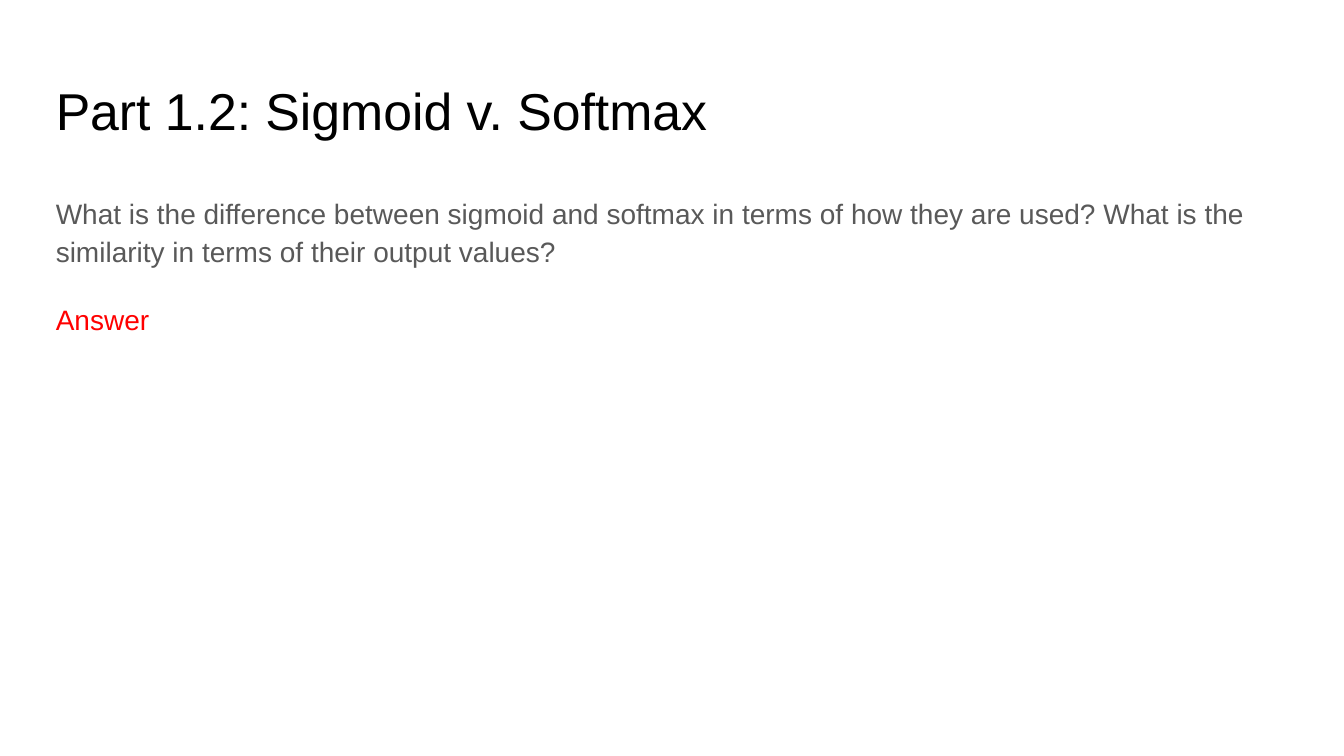
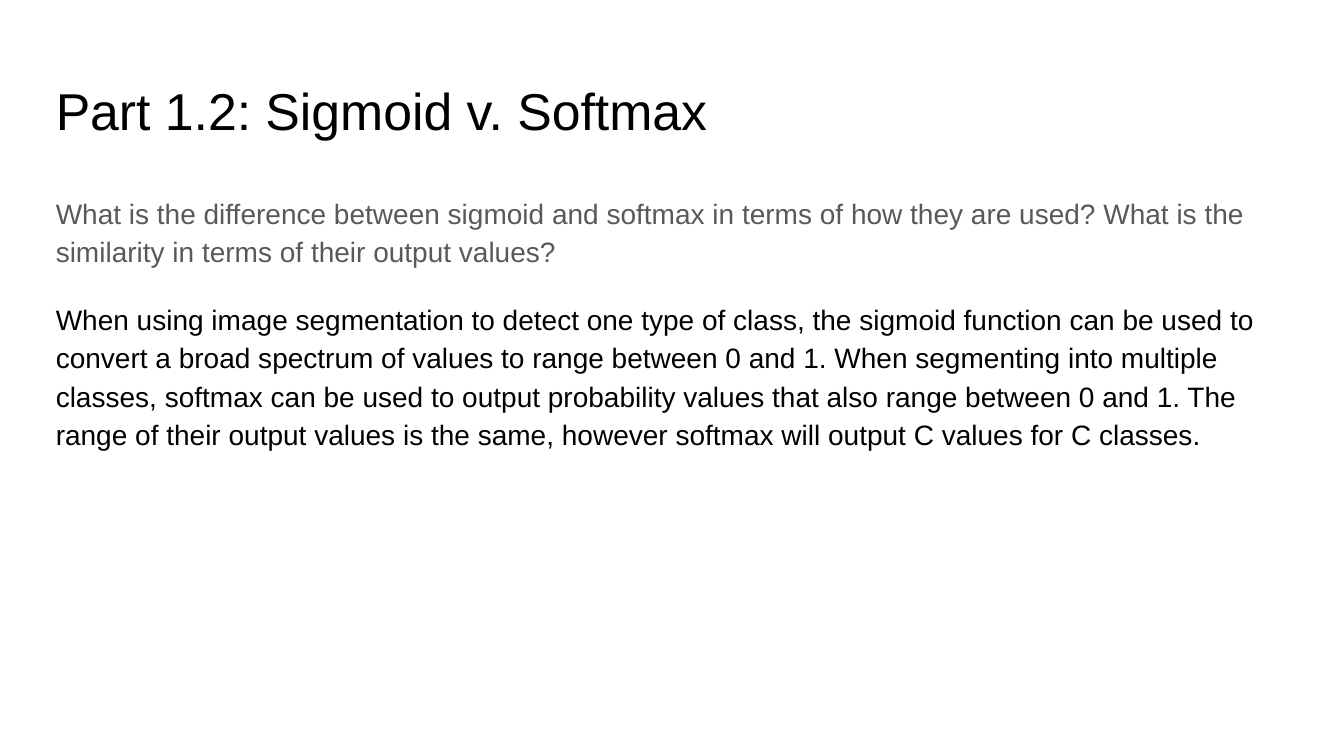
Before and after one commit to AaronLopes/vision-projs, a slide deck: slide 3 of proj2_release/proj2_template.pptx. Drawn at 1344x756 pixels with LibreOffice and Linux fonts; fonts in the diff are those of the drawing. Boxes give left, top, right and bottom in pixels: in the first picture for what was removed or moved away, otherwise in the second. Text is boxed around its words. In the diff, an @@ line names an element or a change of style, - is before the commit and + after.

```diff
--- a/proj2_release/proj2_template.pptx
+++ b/proj2_release/proj2_template.pptx
@@ text at (x1=56, y1=309, x2=1253, y2=450): text changed; text colour #FF0000 to #000000 @@
-Answer
+When using image segmentation to detect one type of class, the sigmoid function can be used to convert a broad spectrum of values to range between 0 and 1. When segmenting into multiple classes, softmax can be used to output probability values that also range between 0 and 1. The range of their output values is the same, however softmax will output C values for C classes.
```
Also in this commit, not shown: 8 other slides changed, 46 other files.
